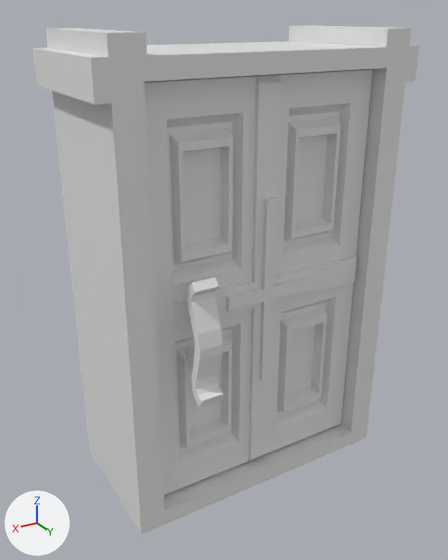
Two versions of the glTF model game/limbo/door.glb, one commit apart.
The view is the same before and after, from a 50 mm lens placed at (4.29, 6.95, 6.4), pointed at (0.13, 0.02, 2.93). The axes (+X, +Y, +Z) are drawn at lower left. The lights are the same throughout. Vertices at the same position are counted once.
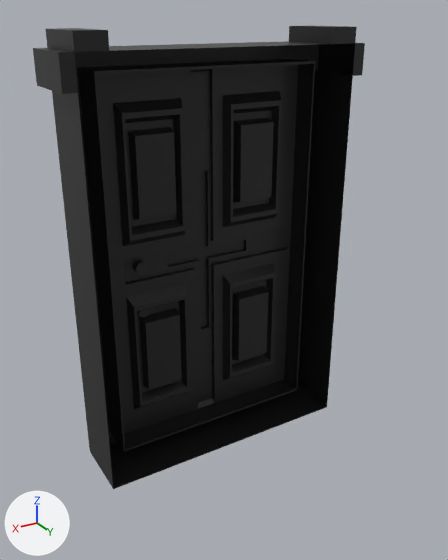
Boxes (x1, y1, x2, y2) around the edits, measured in the pictures (448 x 560 px):
'Cube', reshaped (14% narrower, 9% shorter)
    before: (33, 26, 419, 534)
    after: (33, 26, 365, 489)
part 1 of me_cube_001, deleted
    before: (184, 347, 195, 365)
part 2 of me_cube_001, deleted
    before: (186, 277, 223, 407)
part 3 of me_cube_001, deleted
    before: (58, 27, 419, 534)
part 4 of me_cube_001, recoloured (grey to black)
    before: (33, 26, 351, 488)
    after: (33, 26, 365, 489)

The edits, one by one:
Material 'door' (mat_door) is new.
Its base color is (0.0111, 0.0111, 0.0111) (black #1b1b1b).
Its roughness is 0.4.
me_cube_001 is used by ob_cube; location (0.0, 0.0, 0.0).
me_cube_001 had 2520 vertices, 5020 faces and spanned x -2.18..2.18, y -1.33..1.33, z 0.01..6.23.
me_cube_001 now has 1290 vertices, 2514 faces and spans x -2.18..2.18, y -1.33..0.0, z 0.01..6.23.
me_cube_001 part 1: the loose piece of 64 vertices spanning x 0.97..1.15, y 0.7..1.19, z 2.27..2.45 is deleted.
me_cube_001 part 2: the loose piece of 44 vertices spanning x 0.93..1.24, y 1.01..1.33, z 1.93..3.55 is deleted.
me_cube_001 part 3: 1058 vertices removed from x -2.18..2.18, y 0.25..1.0, z 0.01..6.23.
me_cube_001 part 4: 2514 faces spanning x -2.18..2.18, y -1.33..0.0, z 0.01..6.23 switch from no material to mat_door (black #1b1b1b).
